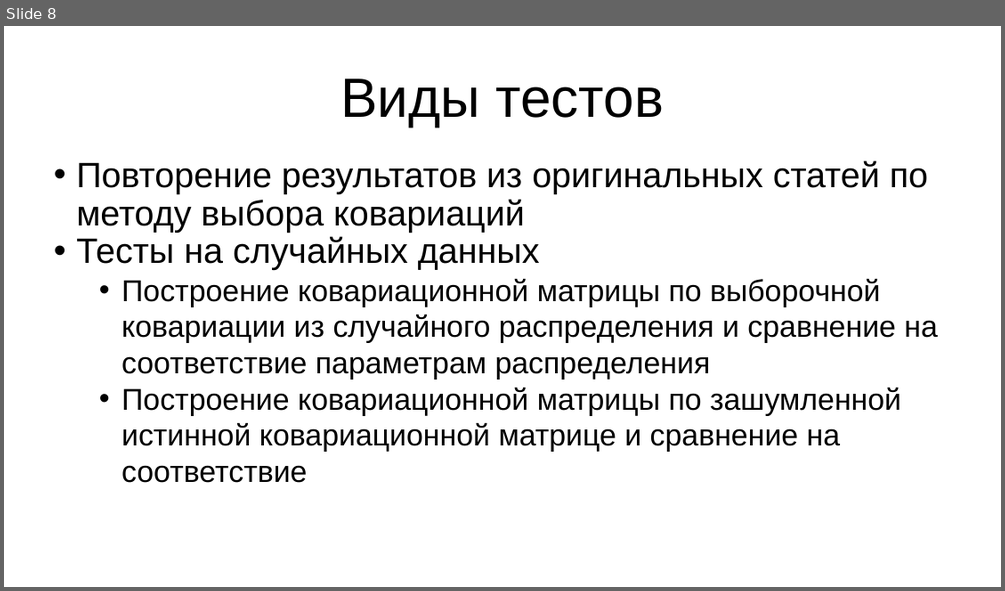
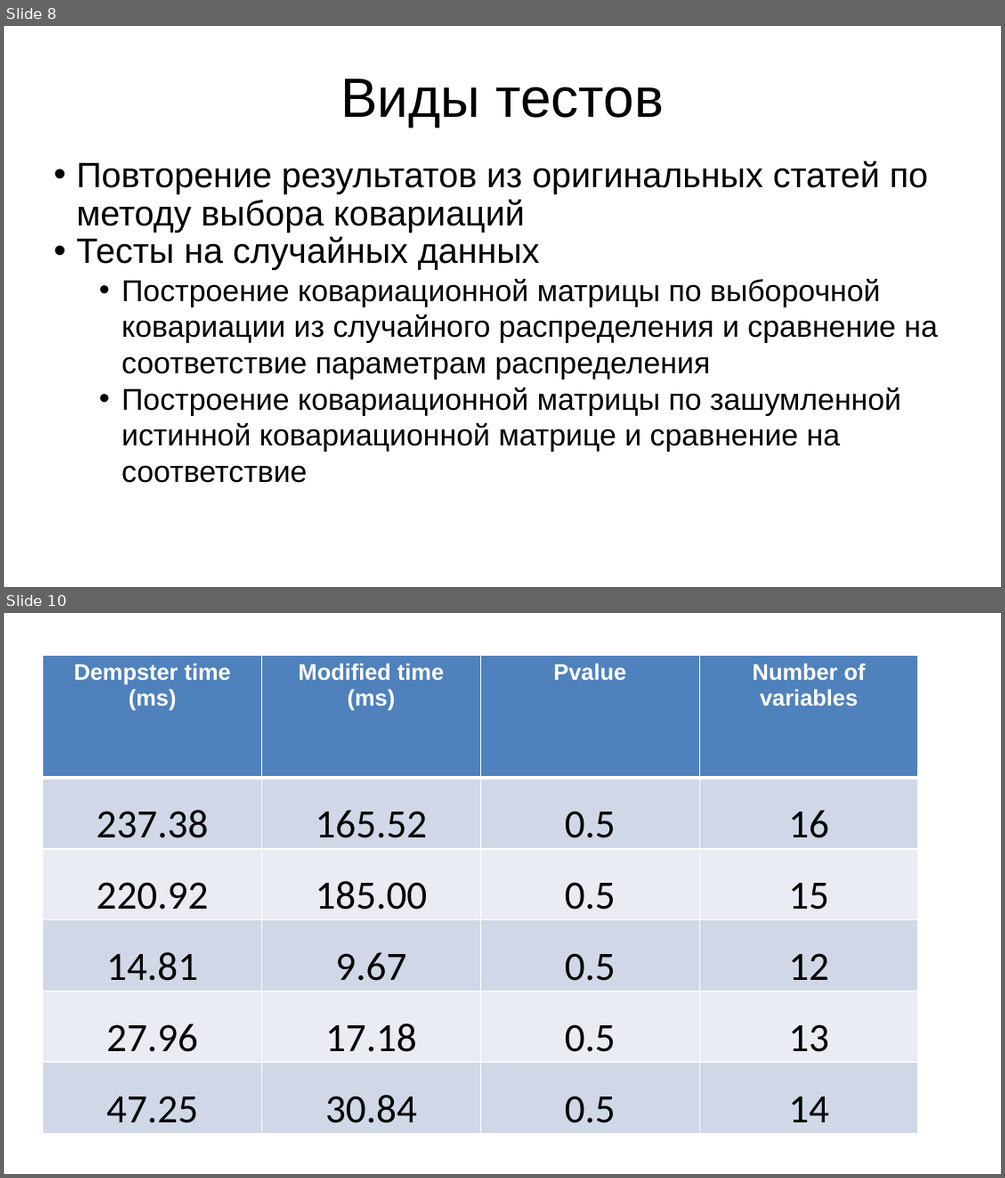
Before and after one commit to Apollon76/dempster_algorithm, a slide deck: Презентация.pptx. Shown one above the other, each under a label of ours: slide 8 before the commit, slides 8 and 10 after it; the slides between them are not shown. The pictures are 1005x591 and 1005x1178 pixels, drawn with LibreOffice and Linux fonts; fonts in the diff are those of the drawing. Boxes give left, top, right and bottom in pixels: in the first picture for what was removed or moved away, otherwise in the second. Text is boxed around its words. In the diff, an @@ line names an element or a change of style, - is before the commit and + after.

Commit message:
Modified presentation

```diff
--- a/Презентация.pptx
+++ b/Презентация.pptx
@@ slide 10 added at [4,613,1001,1174], background #FFFFFF @@
@@ table added at [43,656,919,1133], 6 rows, 4 columns @@
+Dempster time (ms) | Modified time / (ms) | Pvalue | Number of variables
+237.38 | 165.52 | 0.5 | 16
+220.92 | 185.00 | 0.5 | 15
+14.81 | 9.67 | 0.5 | 12
+27.96 | 17.18 | 0.5 | 13
+47.25 | 30.84 | 0.5 | 14
```
Also in this commit, not shown: 3 other slides added.
